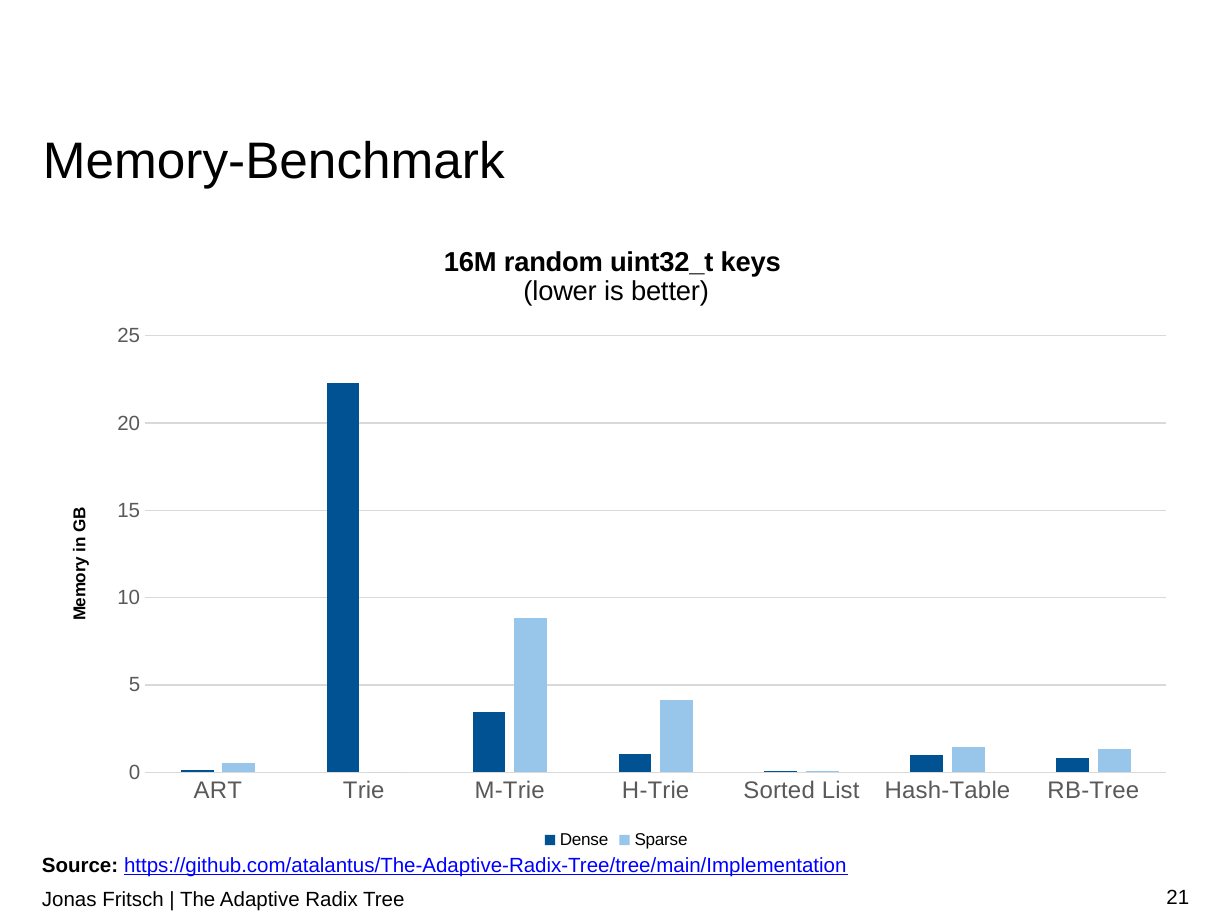
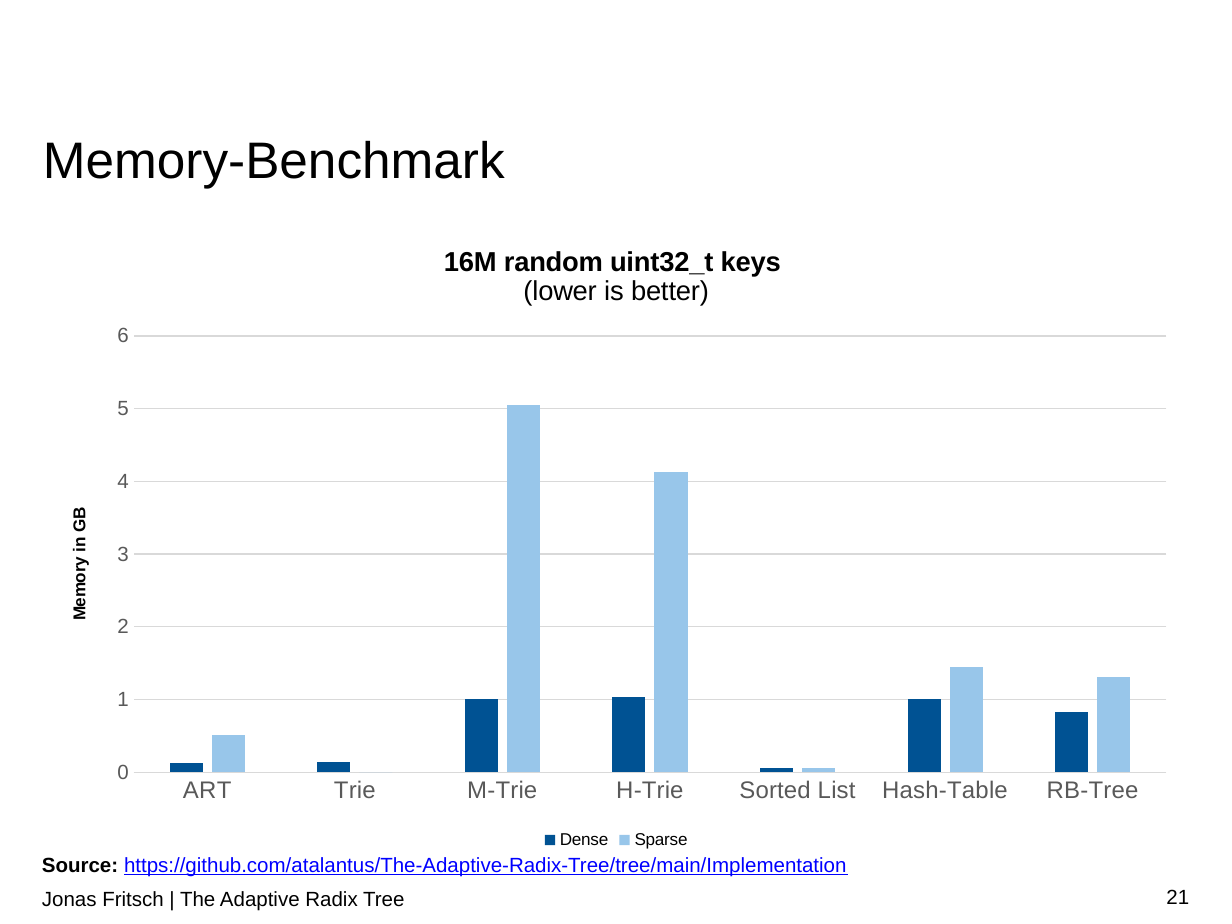
Before and after one commit to atalantus/The-Adaptive-Radix-Tree, a slide deck: slide 21 of Presentation/The Adaptive Radix Tree.pptx. Drawn at 1232x924 pixels with LibreOffice and Linux fonts; fonts in the diff are those of the drawing; background and template pictures are left out. Boxes give left, top, right and bottom in pixels: in the first picture for what was removed or moved away, otherwise in the second. Text is boxed around its words. In the diff, an @@ line names an element or a change of style, - is before the commit and + after.

```diff
--- a/Presentation/The Adaptive Radix Tree.pptx
+++ b/Presentation/The Adaptive Radix Tree.pptx
@@ column chart at [43, 222, 1190, 855] @@
@@ Dense, Trie: 22.3 to 0.1 @@
@@ Dense, M-Trie: 3.4 to 1 @@
@@ Sparse, M-Trie: 8.8 to 5 @@
```
Also in this commit, not shown: 2 other slides changed, 1 slide removed.
